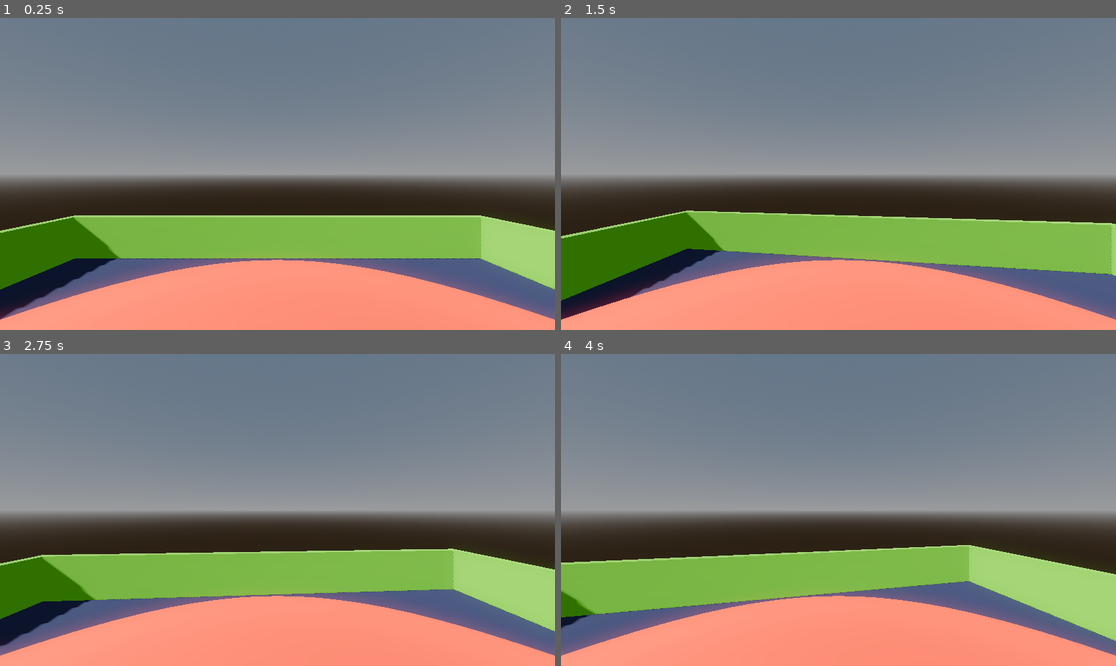
Above: before the commit, frames 1-4 (two rows, left to right).
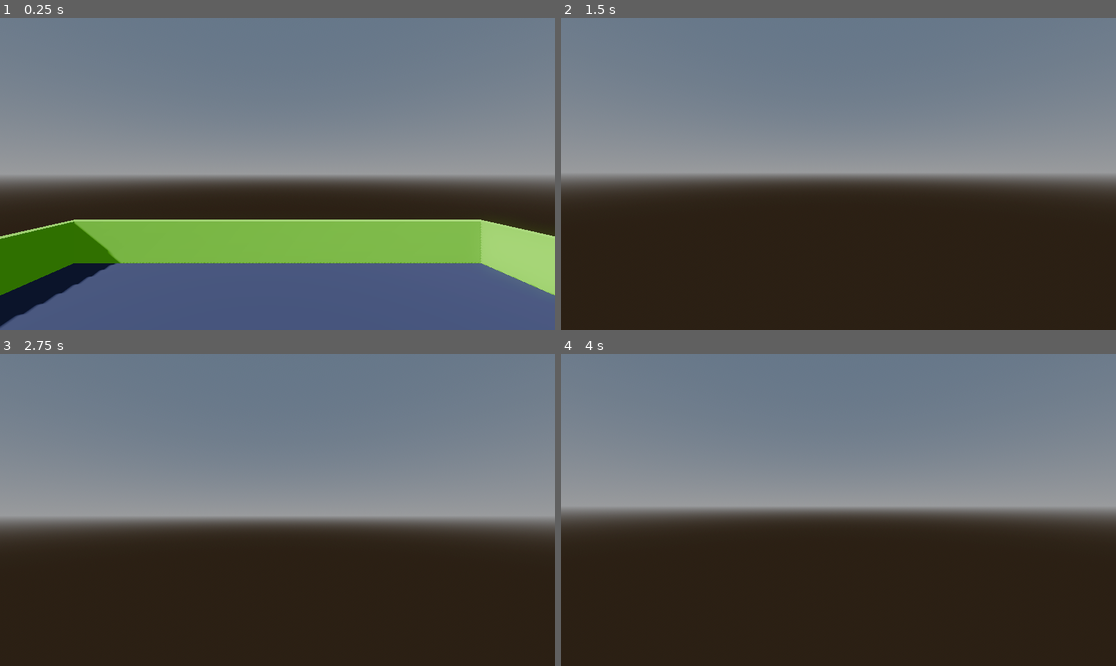
Above: after the commit, the same moments.

Repository: lcrol77/3d-fps-movement
Game: Godot game, scene res://main.tscn
Same seed, same stepped clock (60 frames per second), same inputs: the game is played once before the commit and once after it.
Inputs (mouse positions are in pixels of both pictures, inside the frame that each line leads up to):
- Up to frame 1 (0.25 s): no input
- Up to frame 2 (1.5 s): tap Enter at 0.5 s; move the mouse to (866, 174) at 0.52 s; hold W (move_forward, bound only after the commit) from 0.53 s (still down); click (866, 174) at 0.6 s; tap Space (jump, bound only after the commit) at 0.77, 0.8, 1.07, 1.35 s; move the mouse to (810, 174) at 1.27 s
- Up to frame 3 (2.75 s): keep holding W (move_forward, bound only after the commit); tap Space (jump, bound only after the commit) at 1.52, 1.82, 2.3 s; click (249, 510) at 1.55 s; tap R (reset_position, bound only after the commit) at 2 s; move the mouse to (288, 503) at 2.02 s; click (288, 503) at 2.1 s
- Up to frame 4 (4 s): keep holding W (move_forward, bound only after the commit); tap R (reset_position, bound only after the commit) at 2.75, 3.5 s; move the mouse to (832, 516) at 2.77 s; click (832, 516) at 2.85 s; tap Space (jump, bound only after the commit) at 3.02, 3.32, 3.6, 3.77 s; move the mouse to (877, 513) at 3.52 s

The runs differ from the first frame. In frame 1, 20% of the frame differs, in the area x 0-100%, y 63-100%; in frame 2, 35%; in frame 3, 40%, in the area x 0-100%, y 50-100%; in frame 4, 38%.

Commit message:
added player movement

Diff:
--- a/main.tscn
+++ b/main.tscn
@@ -44,6 +44,7 @@
 directional_shadow_max_distance = 15.0
 
 [node name="Player" parent="." instance=ExtResource("1_h2yge")]
+physics_interpolation_mode = 1
 transform = Transform3D(1, 0, 0, 0, 1, 0, 0, 0, 1, 0, 1, 0)
 
 [node name="Background" type="Node3D" parent="."]
--- a/player.gd
+++ b/player.gd
@@ -11,14 +11,57 @@
 var _yaw: float = 0
 var _pitch: float = 0
 
+var _dir := Vector3(sin(_yaw), 0, cos(_yaw))
+
 var gravity: float = ProjectSettings.get_setting("physics/3d/default_gravity")
 
 @onready var rig: Node3D = $Rig
 
 func _ready() -> void:
 	Input.mouse_mode = Input.MOUSE_MODE_CAPTURED
+	$Rig/MeshBody.cast_shadow = GeometryInstance3D.SHADOW_CASTING_SETTING_SHADOWS_ONLY
+	print(get_tree().physics_interpolation)
+
 
 func _input(input_event: InputEvent) -> void:
 	if input_event is InputEventMouseMotion:
 		_yaw -= input_event.screen_relative.x * MOUSE_SENSITIVITY * 0.001
-		rig.rotation = Vector3(0,_yaw,0)
+		_pitch += input_event.screen_relative.y * MOUSE_SENSITIVITY * 0.002
+		_pitch = clamp(_pitch, -PI, PI)
+
+func _update_camera() -> void:
+	# Keep the player direction up-to-date based on the yaw.
+	_dir.x = sin(_yaw)
+	_dir.z = cos(_yaw)
+
+	# Rotate the head (and FPS camera and firing origin) with the
+	# pitch from the mouse.
+	rig.rotation = Vector3(0,_yaw,0)
+
+	$Rig/Head.rotation = Vector3(_pitch * -0.5, 0, 0)
+
+func _process(_delta: float) -> void:
+	if Input.is_action_just_pressed(&"fire"):
+		pass
+
+	if Input.is_action_just_pressed(&"reset_position") or position.length() > 10.0:
+		pass
+
+	if Input.is_action_just_pressed(&"jump") and is_on_floor():
+		pass
+	_update_camera()
+
+
+func _physics_process(delta: float) -> void:
+
+	var move := Vector3()
+	var input: Vector2 = Input.get_vector(&"move_left",&"move_right",&"move_forward",&"move_backward") * MOVE_SPEED
+	move.x = input.x
+	move.z = input.y
+	move.y -= gravity * delta
+	move = move.rotated(Vector3(0, 1, 0), _yaw)
+	velocity += move
+	move_and_slide()
+
+	var friction_delta := exp(-FRICTION * delta)
+	velocity = Vector3(velocity.x * friction_delta, velocity.y, velocity.z * friction_delta)
--- a/player.tscn
+++ b/player.tscn
@@ -2,9 +2,9 @@
 
 [ext_resource type="Script" uid="uid://cjsidl1wam3a4" path="res://player.gd" id="1_4flbx"]
 
-[sub_resource type="CapsuleShape3D" id="CapsuleShape3D_sh265"]
+[sub_resource type="CylinderShape3D" id="CylinderShape3D_4flbx"]
 
-[sub_resource type="CapsuleMesh" id="CapsuleMesh_sh265"]
+[sub_resource type="CylinderMesh" id="CylinderMesh_onrkg"]
 
 [sub_resource type="StandardMaterial3D" id="StandardMaterial3D_sh265"]
 albedo_color = Color(1, 0, 0, 1)
@@ -13,19 +13,22 @@
 script = ExtResource("1_4flbx")
 
 [node name="CollisionShape3D" type="CollisionShape3D" parent="."]
-shape = SubResource("CapsuleShape3D_sh265")
+shape = SubResource("CylinderShape3D_4flbx")
 
 [node name="Rig" type="Node3D" parent="."]
+physics_interpolation_mode = 1
 
 [node name="MeshBody" type="MeshInstance3D" parent="Rig"]
-mesh = SubResource("CapsuleMesh_sh265")
+mesh = SubResource("CylinderMesh_onrkg")
 skeleton = NodePath("../..")
 surface_material_override/0 = SubResource("StandardMaterial3D_sh265")
 
 [node name="Head" type="Node3D" parent="Rig"]
-transform = Transform3D(1, 0, 0, 0, 1, 0, 0, 0, 1, 0, 1.0706983, 0)
+physics_interpolation_mode = 1
+transform = Transform3D(1, 0, 0, 0, 1, 0, 0, 0, 1, 0, 1.175581, 0)
 
 [node name="CameraFPS" type="Camera3D" parent="Rig/Head"]
+physics_interpolation_mode = 1
 transform = Transform3D(1, 0, 0, 0, 1, 0, 0, 0, 1, 0, -0.028474808, 0)
 
 [node name="FireOrigin" type="Node3D" parent="Rig/Head"]
--- a/project.godot
+++ b/project.godot
@@ -19,6 +19,52 @@
 
 project/assembly_name="3d-template"
 
+[input]
+
+quit={
+"deadzone": 0.2,
+"events": [Object(InputEventKey,"resource_local_to_scene":false,"resource_name":"","device":-1,"window_id":0,"alt_pressed":false,"shift_pressed":false,"ctrl_pressed":false,"meta_pressed":false,"pressed":false,"keycode":0,"physical_keycode":4194305,"key_label":0,"unicode":0,"location":0,"echo":false,"script":null)
+]
+}
+move_left={
+"deadzone": 0.2,
+"events": [Object(InputEventKey,"resource_local_to_scene":false,"resource_name":"","device":-1,"window_id":0,"alt_pressed":false,"shift_pressed":false,"ctrl_pressed":false,"meta_pressed":false,"pressed":false,"keycode":0,"physical_keycode":65,"key_label":0,"unicode":97,"location":0,"echo":false,"script":null)
+]
+}
+move_right={
+"deadzone": 0.2,
+"events": [Object(InputEventKey,"resource_local_to_scene":false,"resource_name":"","device":-1,"window_id":0,"alt_pressed":false,"shift_pressed":false,"ctrl_pressed":false,"meta_pressed":false,"pressed":false,"keycode":0,"physical_keycode":68,"key_label":0,"unicode":100,"location":0,"echo":false,"script":null)
+]
+}
+move_forward={
+"deadzone": 0.2,
+"events": [Object(InputEventKey,"resource_local_to_scene":false,"resource_name":"","device":-1,"window_id":0,"alt_pressed":false,"shift_pressed":false,"ctrl_pressed":false,"meta_pressed":false,"pressed":false,"keycode":0,"physical_keycode":87,"key_label":0,"unicode":119,"location":0,"echo":false,"script":null)
+]
+}
+move_backward={
+"deadzone": 0.2,
+"events": [Object(InputEventKey,"resource_local_to_scene":false,"resource_name":"","device":-1,"window_id":0,"alt_pressed":false,"shift_pressed":false,"ctrl_pressed":false,"meta_pressed":false,"pressed":false,"keycode":0,"physical_keycode":83,"key_label":0,"unicode":115,"location":0,"echo":false,"script":null)
+]
+}
+fire={
+"deadzone": 0.2,
+"events": [Object(InputEventMouseButton,"resource_local_to_scene":false,"resource_name":"","device":-1,"window_id":0,"alt_pressed":false,"shift_pressed":false,"ctrl_pressed":false,"meta_pressed":false,"button_mask":1,"position":Vector2(93, 17),"global_position":Vector2(102, 65),"factor":1.0,"button_index":1,"canceled":false,"pressed":true,"double_click":false,"script":null)
+]
+}
+reset_position={
+"deadzone": 0.2,
+"events": [Object(InputEventKey,"resource_local_to_scene":false,"resource_name":"","device":-1,"window_id":0,"alt_pressed":false,"shift_pressed":false,"ctrl_pressed":false,"meta_pressed":false,"pressed":false,"keycode":0,"physical_keycode":82,"key_label":0,"unicode":114,"location":0,"echo":false,"script":null)
+]
+}
+jump={
+"deadzone": 0.2,
+"events": [Object(InputEventKey,"resource_local_to_scene":false,"resource_name":"","device":-1,"window_id":0,"alt_pressed":false,"shift_pressed":false,"ctrl_pressed":false,"meta_pressed":false,"pressed":false,"keycode":0,"physical_keycode":32,"key_label":0,"unicode":32,"location":0,"echo":false,"script":null)
+]
+}
+
 [physics]
 
+common/physics_ticks_per_second=20
+3d/physics_engine="Jolt Physics"
 3d/default_gravity=20.0
+common/physics_interpolation=true
